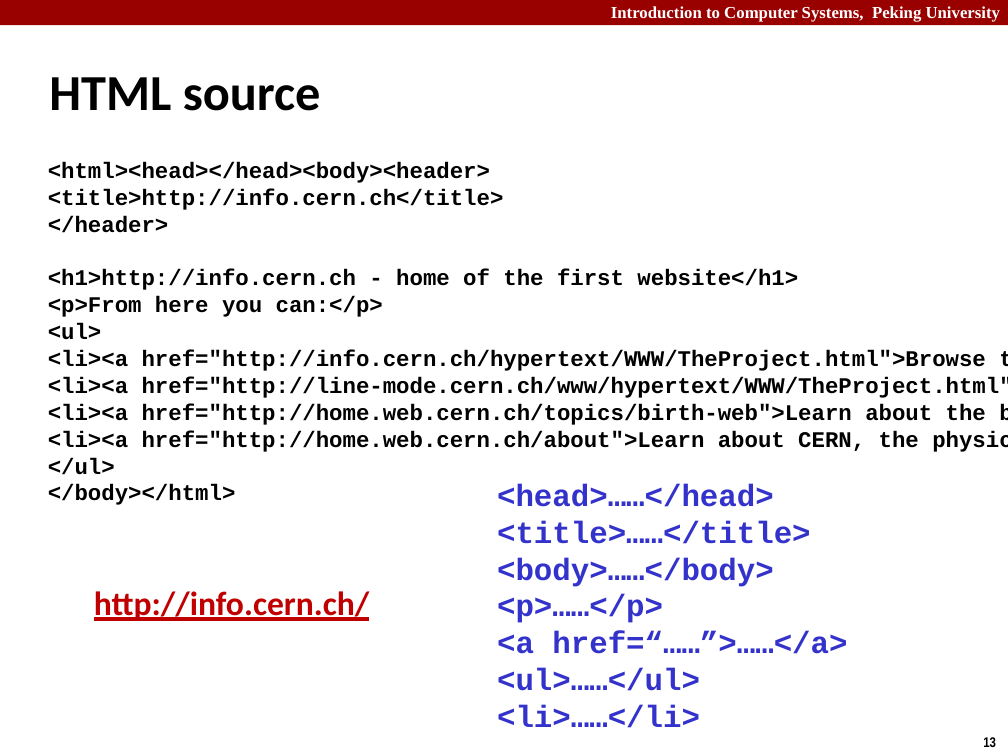
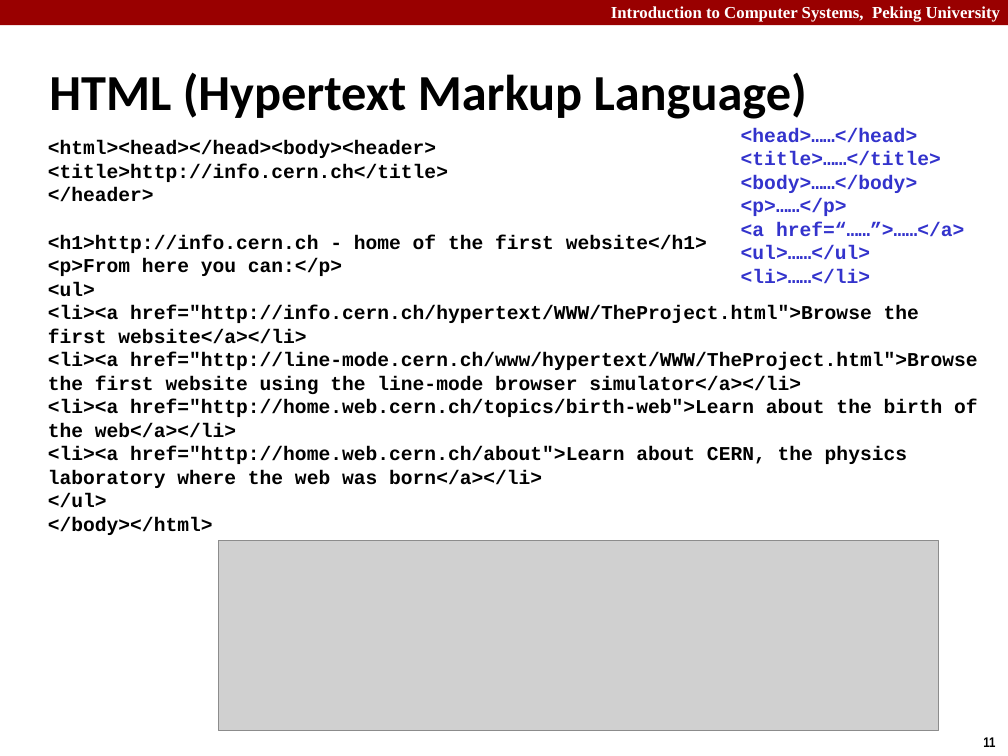
Before and after one commit to caodg/ics, a slide deck: slide 11 of slides/B10-NET3-webservices.pptx (slide 13 before the commit). Drawn at 1008x756 pixels with LibreOffice and Linux fonts; fonts in the diff are those of the drawing; grey boxes stand for pictures. Boxes give left, top, right and bottom in pixels: in the first picture for what was removed or moved away, otherwise in the second. Text is boxed around its words. In the diff, an @@ line names an element or a change of style, - is before the commit and + after.

```diff
--- a/slides/B10-NET3-webservices.pptx
+++ b/slides/B10-NET3-webservices.pptx
@@ title at <box>49,72,807,119</box>: text changed @@
-HTML source
+HTML (Hypertext Markup Language)
@@ text "<head>……</head>": place and size @@
-text "<head>……</head>" at <box>497,484,847,728</box>
+text "<head>……</head>" at <box>741,128,964,284</box>
@@ text "<head>……</head>" at <box>741,128,964,284</box>: size 22 to 14 pt @@
@@ text "<html><head></head><body><header>": place and size @@
-text "<html><head></head><body><header>" at <box>48,162,1008,505</box>
+text "<html><head></head><body><header>" at <box>48,141,978,535</box>
@@ text "<html><head></head><body><header>" at <box>48,141,978,535</box>: size 16 to 14 pt @@
@@ picture added at <box>219,541,939,731</box> @@
@@ text removed at <box>94,591,369,621</box> @@
-http://info.cern.ch/
@@ page number at <box>983,737,995,747</box>: text changed @@
-13
+11
```
Also in this commit, not shown: 2 other slides changed, 2 slides removed, 3 other files.
